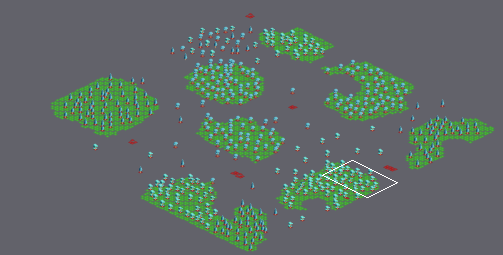
Tiled map -- PaintWars/Project_II_Game/Game/maps/map_forest_edges.tmx. The first picture is a wide view before the edit; the outline marks the close-up.
Close-up. First the earlier version:
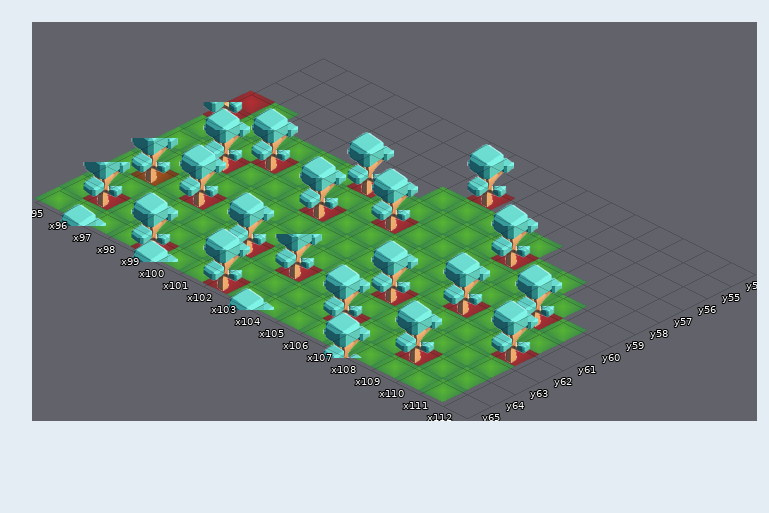
Cells are 150x75 px. Isometric: x runs down to the right, y down to the left. Shown: x 95..112, y 54..65. The commit also changed other parts of the map, which this record leaves out. The old version is drawn lined up with the new one. Not drawn, because the pictures are missing: unchanged layer "Map".
New version:
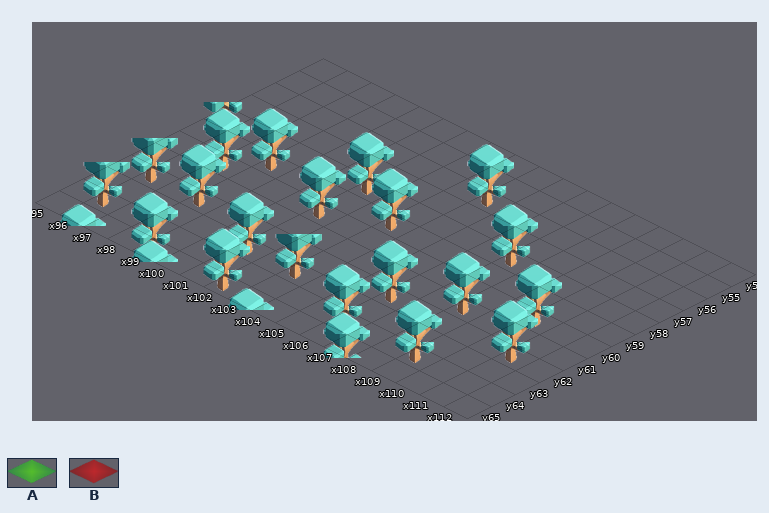
Key: from "Meta": A 0, B 1.
_ is an empty cell, . an unchanged one.
The edit:
map size 130x130 -> 126x126 cells (old content now starts at -3,-3; both pictures use the new coordinates)
--- layer "Fog" (now hidden)
@@ x 95..111 @@
-57 .A......AAAAA....
-58 .AAAAA.AAAAA.AA..
-59 AAA.AAAA.AAAAAAA.
-60 AA.AAA.AAAAAAAA.A
-61 AAAAAAAAAAAAA.AAA
-62 AAA.AAAAAAA.AAAA.
-63 AAAAAA.A.AAAAAAAA
-64 A.AAAAAAAAA.AA.AA
-65 AAAA.AA.AAAAAAAAA
+57 ._......_____....
+58 ._____._____.__..
+59 ___.____._______.
+60 __.___.________._
+61 _____________.___
+62 ___._______.____.
+63 ______._.________
+64 _._________.__.__
+65 ____.__._________
--- layer "Collisions" (now hidden)
@@ x 95..111 @@
-56 .........B.......
-57 B................
-58 B.....B.....B....
-59 ...B....B........
-60 ..B...B........B.
-61 .............B...
-62 .B.B.......B....B
-63 ......B.B........
-64 .B.........B..B..
-65 ....B..B.........
+56 ........._.......
+57 _................
+58 _....._....._....
+59 ..._...._........
+60 .._..._........_.
+61 ............._...
+62 ._._......._...._
+63 ......_._........
+64 ._........._.._..
+65 ...._.._.........
